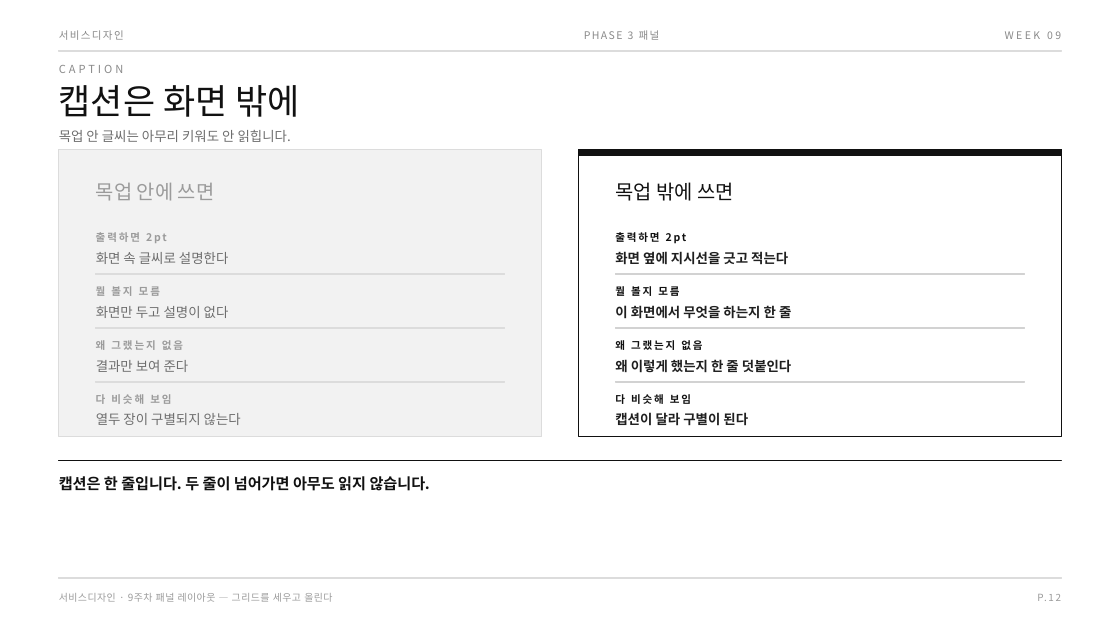
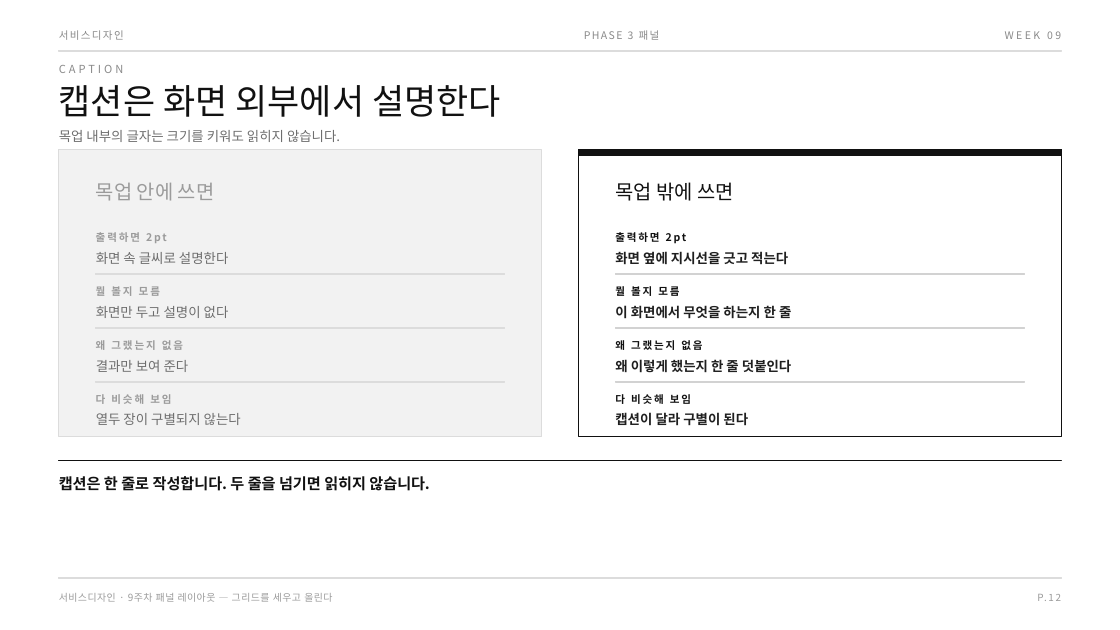
Before and after one commit to design-eng/MIN.D, a slide deck: slide 19 of dist/weeks-2학기/서비스디자인_2학기_09주차_패널레이아웃.pptx. Drawn at 1120x630 pixels with LibreOffice and Linux fonts; fonts in the diff are those of the drawing. Boxes give left, top, right and bottom in pixels: in the first picture for what was removed or moved away, otherwise in the second. Text is boxed around its words. In the diff, an @@ line names an element or a change of style, - is before the commit and + after.

```diff
--- a/dist/weeks-2학기/서비스디자인_2학기_09주차_패널레이아웃.pptx
+++ b/dist/weeks-2학기/서비스디자인_2학기_09주차_패널레이아웃.pptx
@@ text at (x1=59, y1=85, x2=501, y2=117): text changed @@
-캡션은 화면 밖에
+캡션은 화면 외부에서 설명한다
@@ text at (x1=59, y1=130, x2=340, y2=142): text changed @@
-목업 안 글씨는 아무리 키워도 안 읽힙니다.
+목업 내부의 글자는 크기를 키워도 읽히지 않습니다.
@@ text at (x1=59, y1=474, x2=429, y2=494): text changed @@
-캡션은 한 줄입니다. 두 줄이 넘어가면 아무도 읽지 않습니다.
+캡션은 한 줄로 작성합니다. 두 줄을 넘기면 읽히지 않습니다.
```
Also in this commit, not shown: 20 other slides changed, 5 other files.
